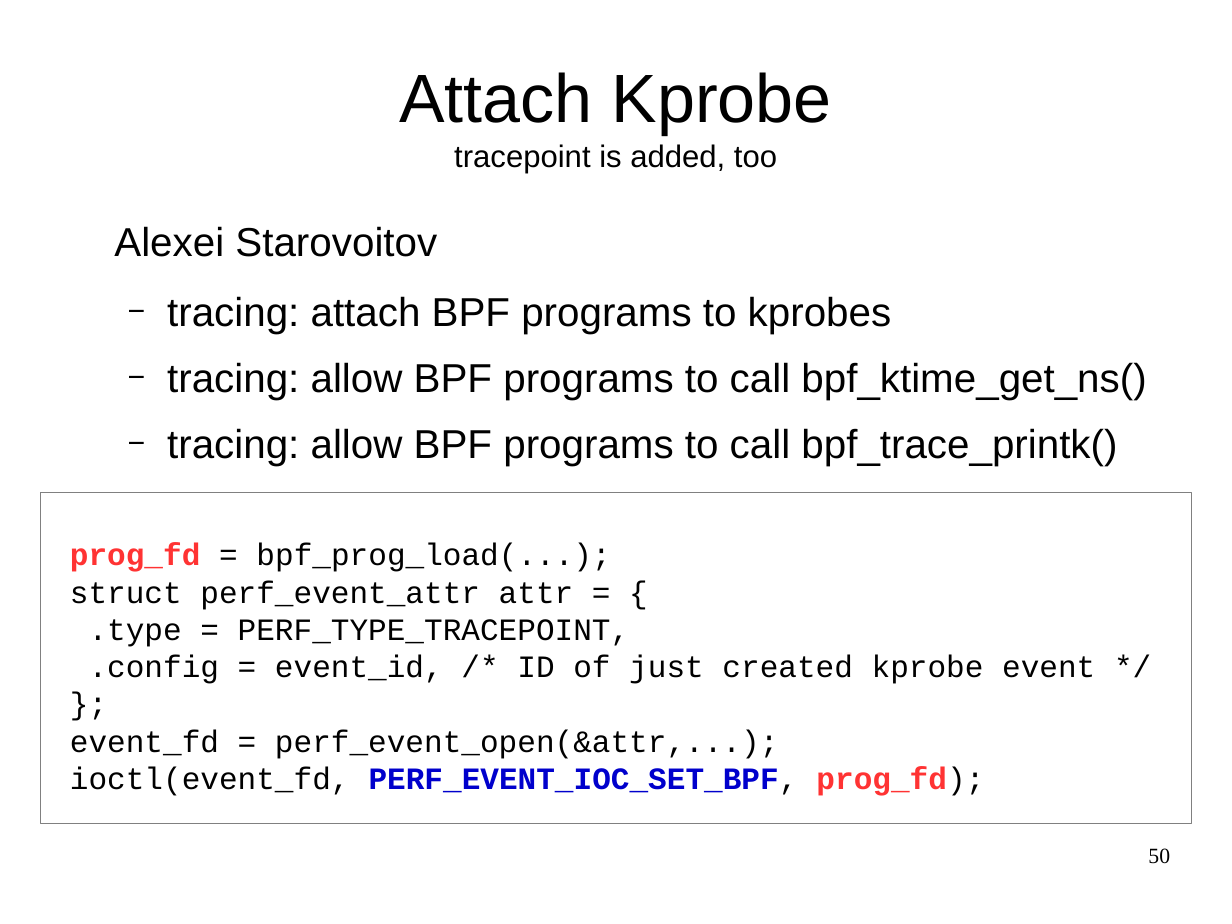
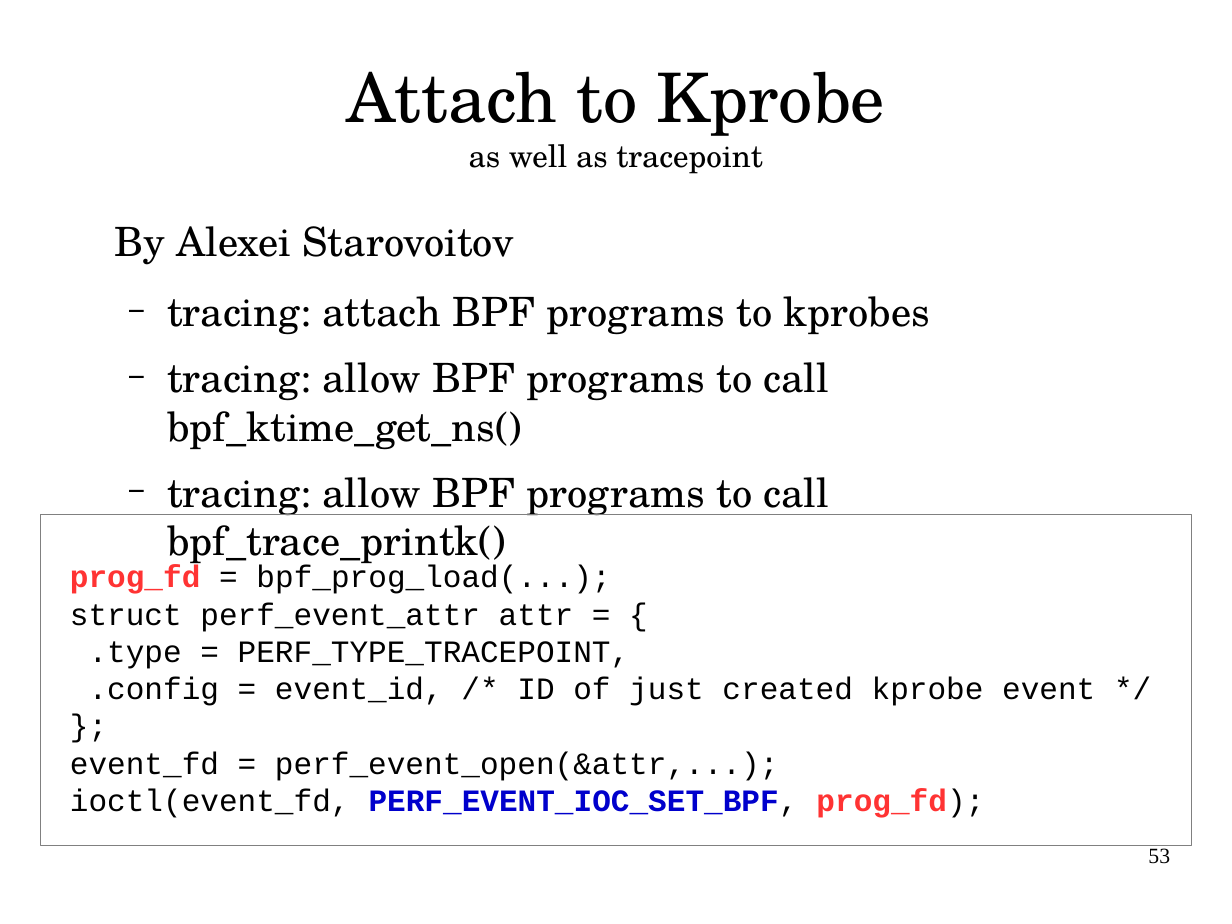
Before and after one commit to vh21/documents, a slide deck: slide 53 of linux/meet-cute-between-ebpf-and-kernel-tracing.odp (slide 50 before the commit). Drawn at 1232x924 pixels with LibreOffice and Linux fonts; fonts in the diff are those of the drawing. Boxes give left, top, right and bottom in pixels: in the first picture for what was removed or moved away, otherwise in the second. Text is boxed around its words. In the diff, an @@ line names an element or a change of style, - is before the commit and + after.

```diff
--- a/linux/meet-cute-between-ebpf-and-kernel-tracing.odp
+++ b/linux/meet-cute-between-ebpf-and-kernel-tracing.odp
@@ title at (x1=346, y1=71, x2=885, y2=174): text changed; font Arial to TeX Gyre Schola @@
-Attach Kprobe
-tracepoint is added, too
+Attach to Kprobe
+as well as tracepoint
@@ text at (x1=114, y1=226, x2=513, y2=265): text changed; font Arial to TeX Gyre Schola @@
-Alexei Starovoitov
+By Alexei Starovoitov
@@ text at (x1=167, y1=296, x2=930, y2=568): font Arial to TeX Gyre Schola in "tracing: attach BPF programs to kprobes", "tracing: allow BPF programs to call bpf_ktime_get_ns()", "tracing: allow BPF programs to call bpf_trace_printk()" @@
@@ rectangle "prog_fd = bpf_prog_load(...);" moved from (x1=40, y1=492, x2=1192, y2=824) to (x1=40, y1=514, x2=1192, y2=846) @@
@@ page number at (x1=1148, y1=848, x2=1170, y2=864): text changed @@
-50
+53
```
Also in this commit, not shown: 65 other slides changed, 7 slides added, 2 slides removed, 3 other files.
